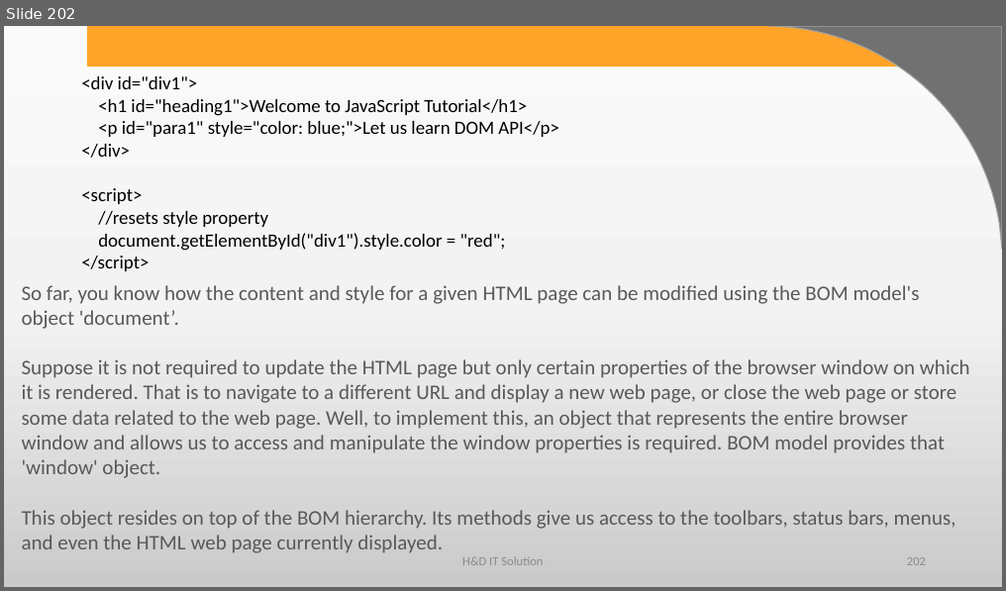
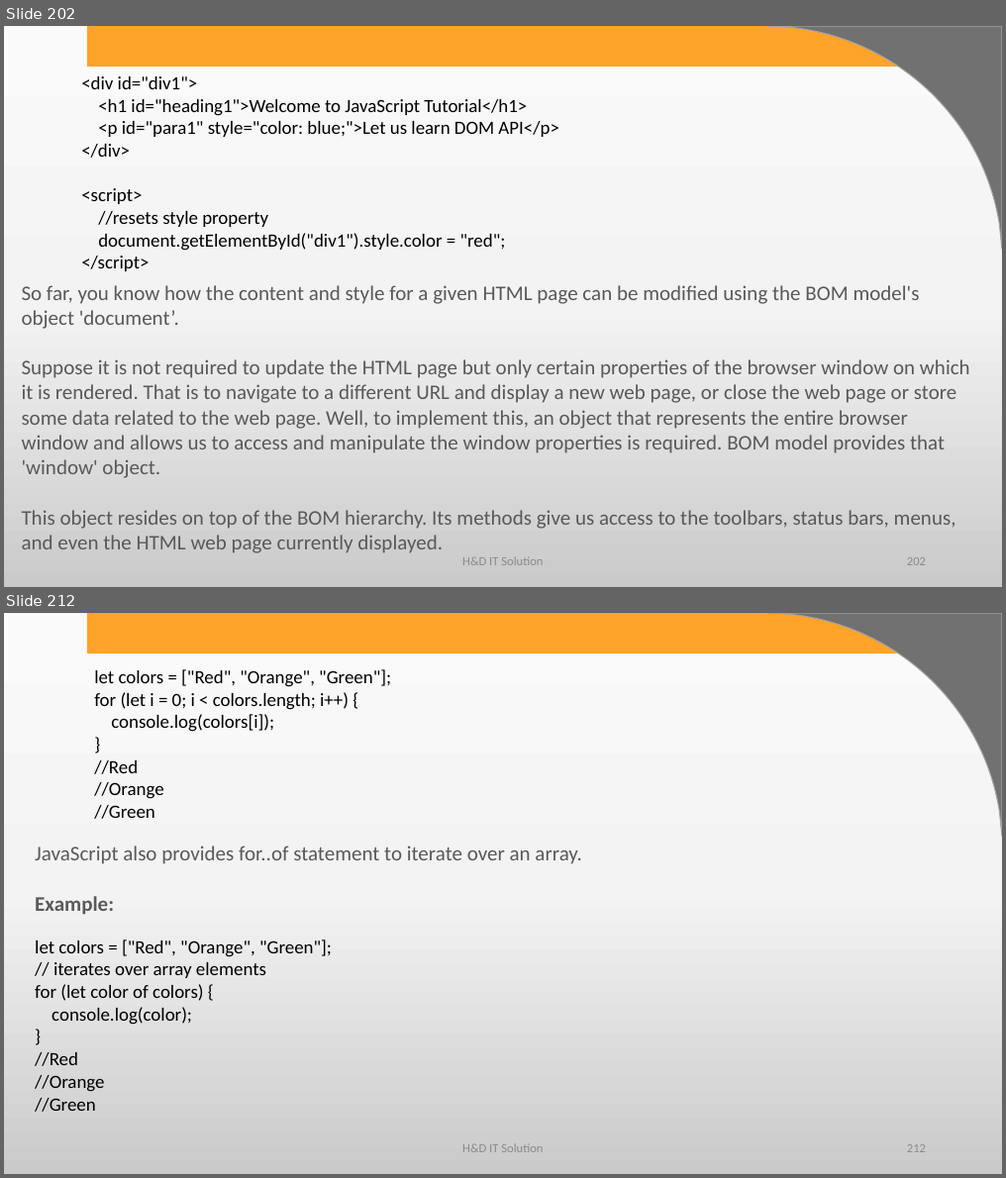
Before and after one commit to harshadasawant/javascript, a slide deck: ppt/JavaScript.pptx. Shown one above the other, each under a label of ours: slide 202 before the commit, slides 202 and 212 after it; the slides between them are not shown. The pictures are 1006x591 and 1006x1178 pixels, drawn with LibreOffice and Linux fonts; fonts in the diff are those of the drawing; background and template pictures are left out. Boxes give left, top, right and bottom in pixels: in the first picture for what was removed or moved away, otherwise in the second. Text is boxed around its words. In the diff, an @@ line names an element or a change of style, - is before the commit and + after.

Commit message:
array

```diff
--- a/ppt/JavaScript.pptx
+++ b/ppt/JavaScript.pptx
@@ slide 212 added at (x1=4, y1=613, x2=1002, y2=1174), background gradient #FBFBFB to #F4F4F4 to #CBCBCB; not listed: 2 template elements that a slide beside it also shows @@
@@ text added at (x1=94, y1=669, x2=391, y2=819), 18 pt, text #000000 @@
+let colors = ["Red", "Orange", "Green"];
+for (let i = 0; i < colors.length; i++) {
+console.log(colors[i]);
+}
+//Red
+//Orange
+//Green
@@ text added at (x1=35, y1=846, x2=581, y2=915), 20 pt, text #595959 @@
+JavaScript also provides for..of statement to iterate over an array.
+Example:
@@ text added at (x1=35, y1=940, x2=332, y2=1112), 18 pt, text #000000 @@
+let colors = ["Red", "Orange", "Green"];
+// iterates over array elements
+for (let color of colors) {
+console.log(color);
+}
+//Red
+//Orange
+//Green
@@ text added at (x1=462, y1=1145, x2=543, y2=1153), 12 pt, text #8C8C8C @@
+H&D IT Solution
@@ page number added at (x1=907, y1=1145, x2=926, y2=1153), 12 pt, text #8C8C8C @@
+212
```
Also in this commit, not shown: 23 other slides added, 1 other file.
